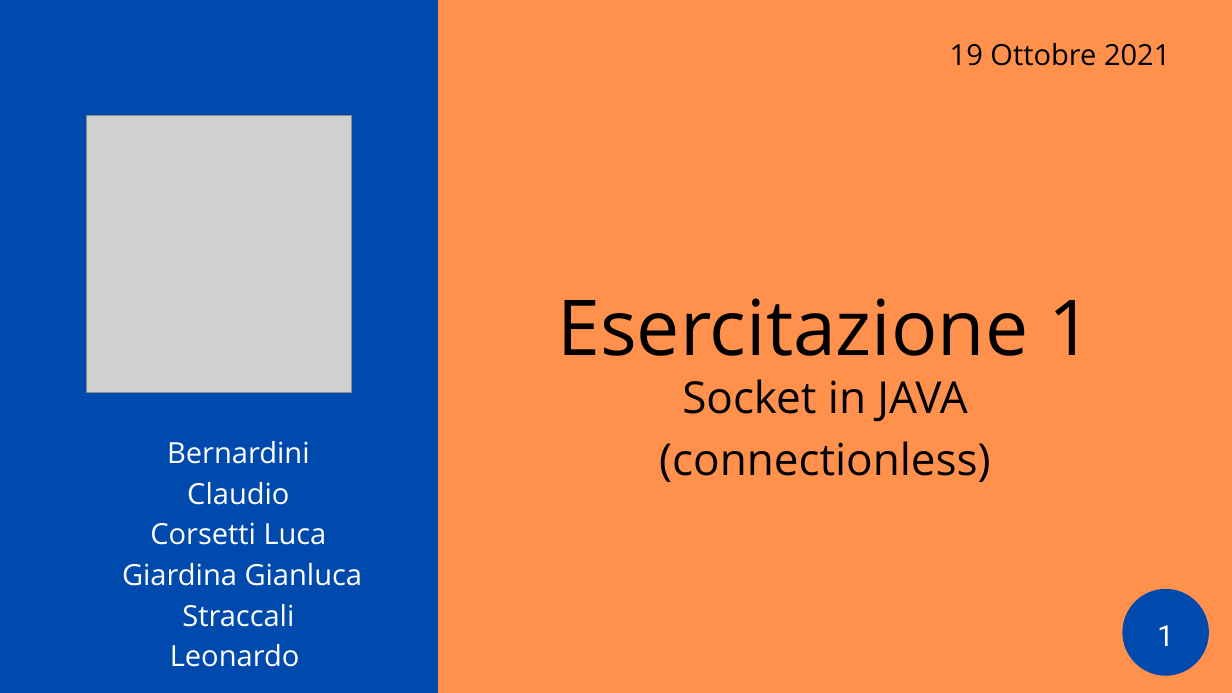
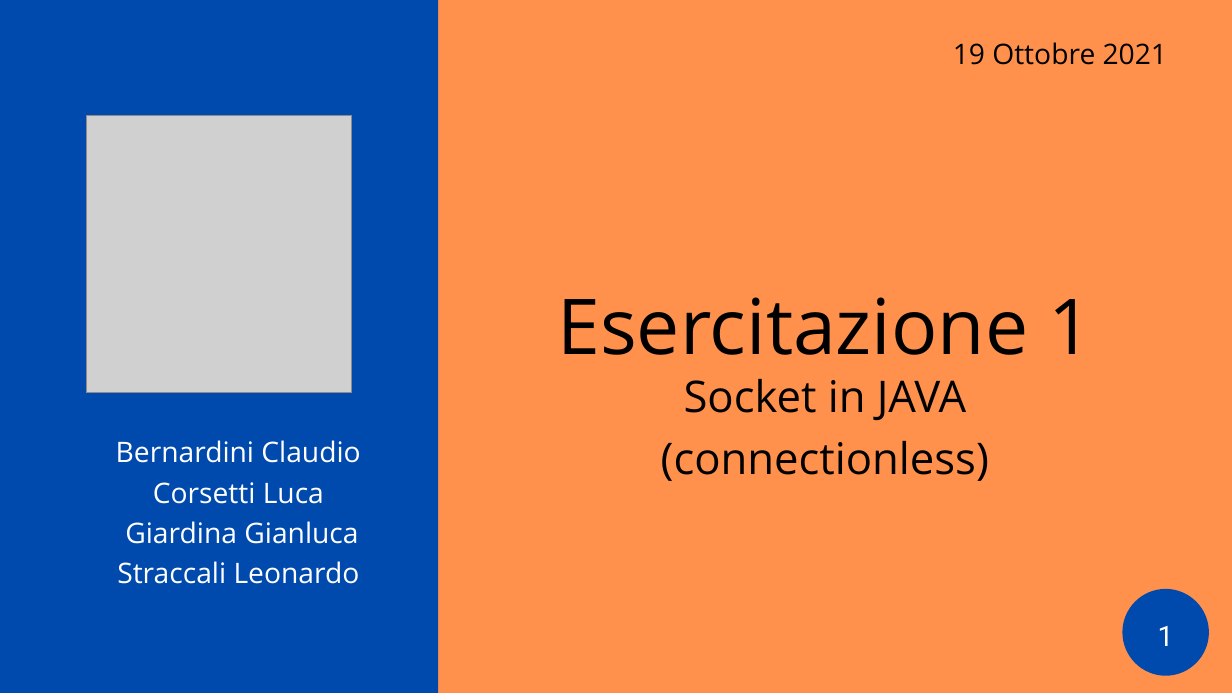
Before and after one commit to ilcors-dev/gruppo-reti, a slide deck: slide 1 of esercitazione_1/documents/Esercitazione 1.pptx. Drawn at 1232x693 pixels with LibreOffice and Linux fonts; fonts in the diff are those of the drawing; grey boxes stand for pictures. Boxes give left, top, right and bottom in pixels: in the first picture for what was removed or moved away, otherwise in the second. Text is boxed around its words. In the diff, an @@ line names an element or a change of style, - is before the commit and + after.

```diff
--- a/esercitazione_1/documents/Esercitazione 1.pptx
+++ b/esercitazione_1/documents/Esercitazione 1.pptx
@@ freeform shape removed at [0,0,438,693] @@
@@ rectangle added at [0,0,438,693], fill #004AAD @@
@@ text "19 Ottobre 2021" at [953,42,1167,65]: size 34 to 33 pt; line spacing 47.6pt to 47pt @@
@@ text "Esercitazione 1" at [557,297,1092,355]: line spacing 126pt to 125pt @@
@@ text "Socket in JAVA (connectionless)" at [661,379,989,481]: size 51.5 to 51 pt; line spacing 72.8pt to 72pt @@
@@ text "Bernardini Claudio" at [116,440,360,584]: size 34 to 33 pt; line spacing 47.6pt to 47pt @@
```
Also in this commit, not shown: 8 other slides changed.
